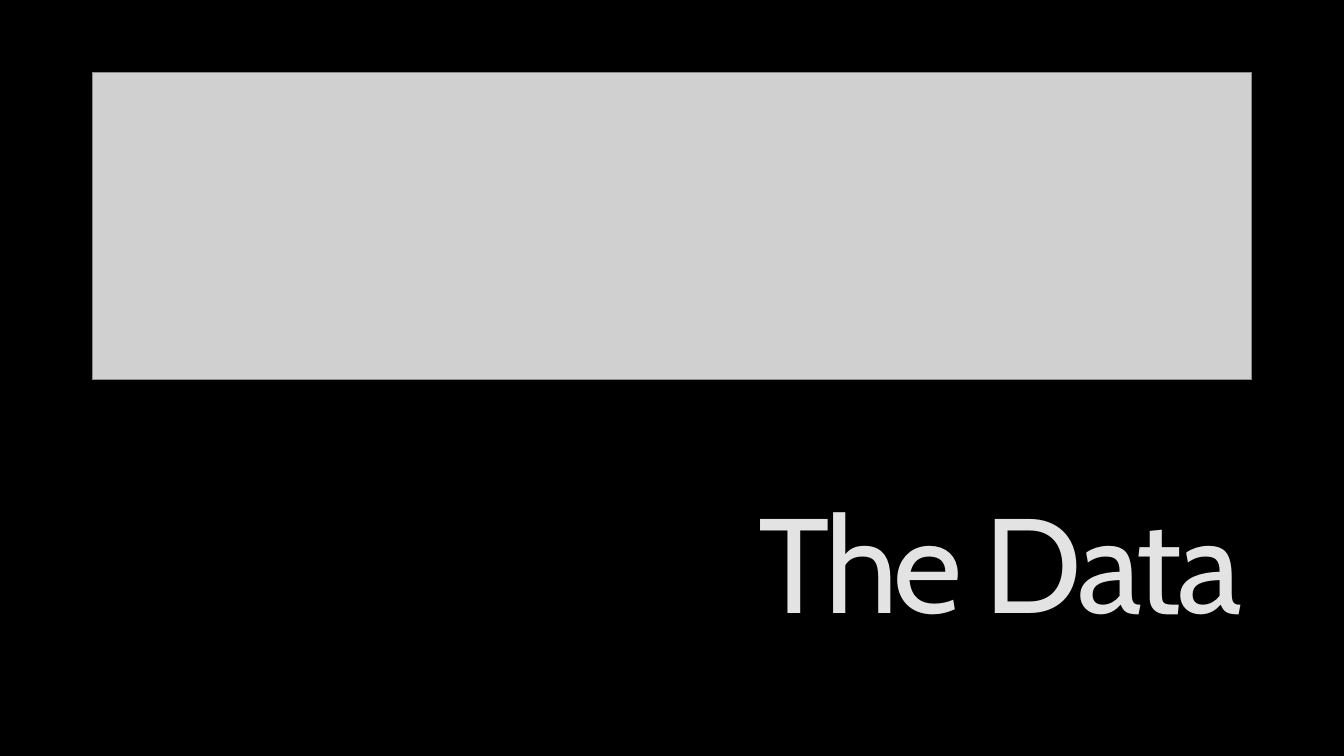
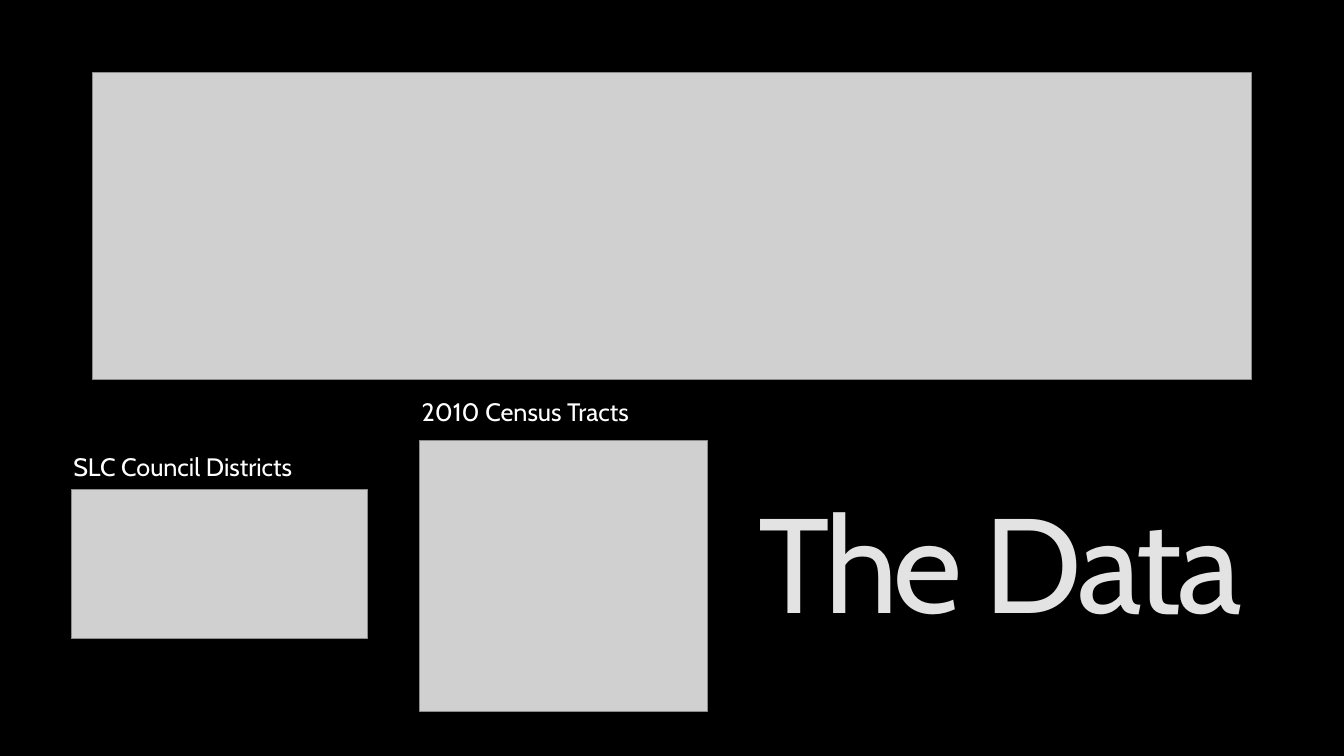
Before and after one commit to skylerg022/slc-homeless, a slide deck: slide 3 of homeless_presentation.pptx. Drawn at 1344x756 pixels with LibreOffice and Linux fonts; fonts in the diff are those of the drawing; grey boxes stand for pictures; background and template pictures are left out. Boxes give left, top, right and bottom in pixels: in the first picture for what was removed or moved away, otherwise in the second. Text is boxed around its words. In the diff, an @@ line names an element or a change of style, - is before the commit and + after.

Commit message:
Cleaned up data files Powerpoint presentation draft 2 Uploading first draft of report Revised sampling and plot-making code in R markdown doc

```diff
--- a/homeless_presentation.pptx
+++ b/homeless_presentation.pptx
@@ text added at (422,403,629,422), 18 pt, text #FFFFFF @@
+2010 Census Tracts
@@ picture added at (420,441,709,712) @@
@@ text added at (73,457,292,477), 18 pt, text #FFFFFF @@
+SLC Council Districts
@@ picture added at (72,489,368,639) @@
```
Also in this commit, not shown: 4 other slides changed, 21 other files.
